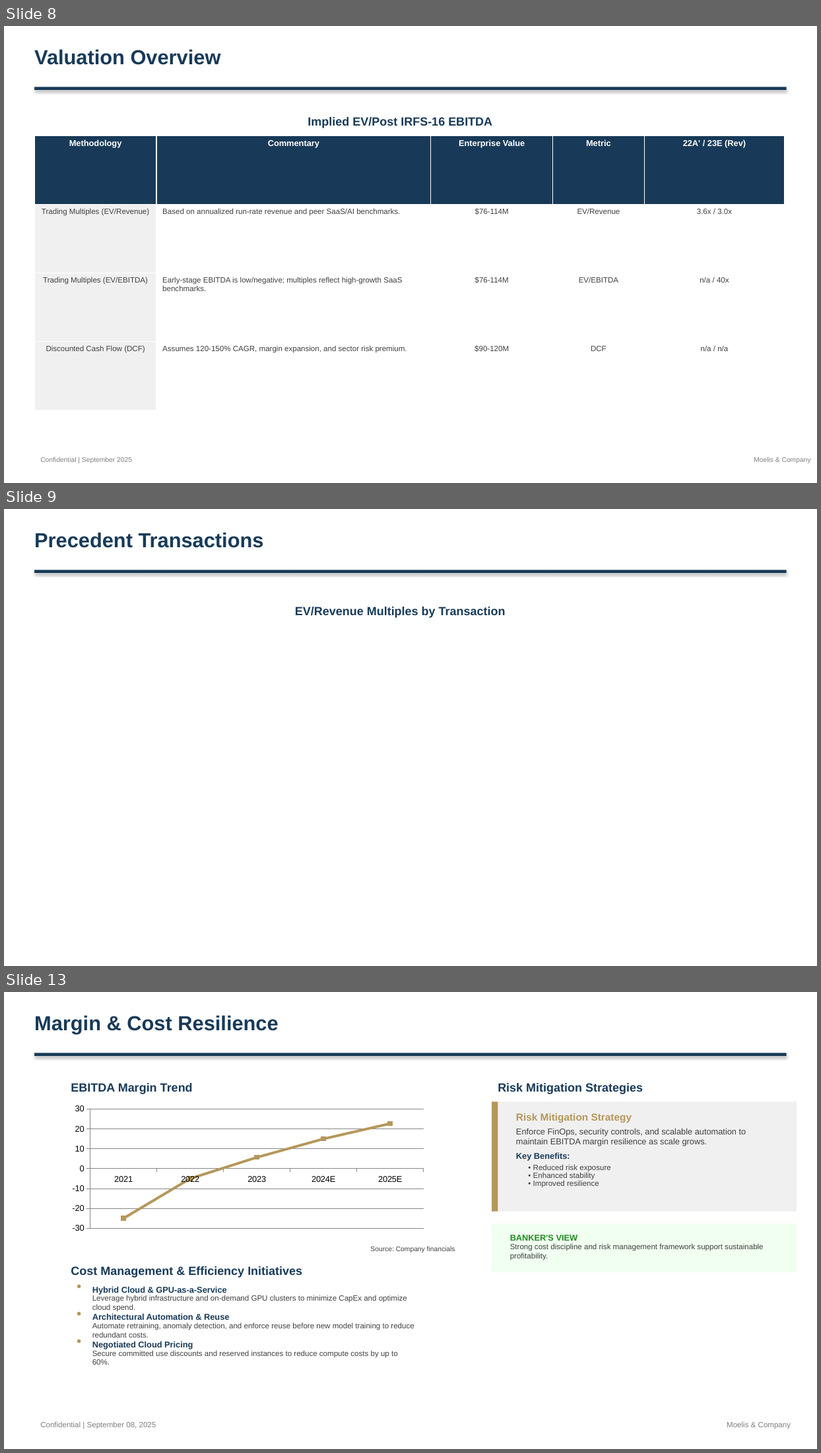
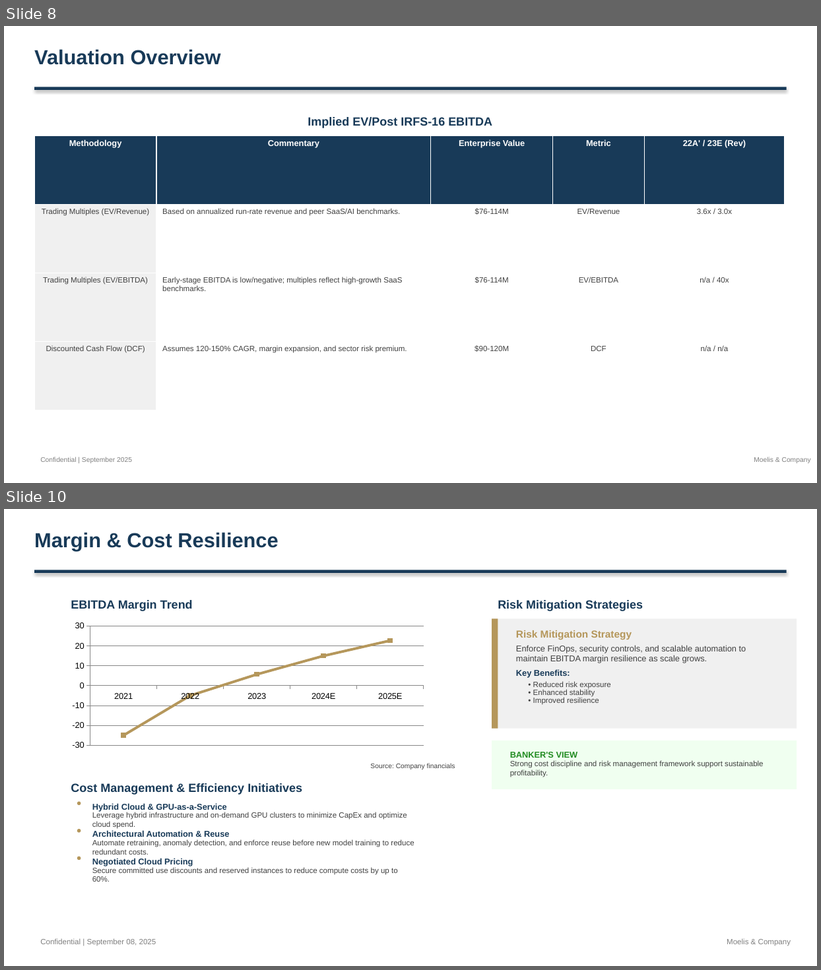
Before and after one commit to alinvb/slide_generator, a slide deck: ai_generated_deck.pptx. Shown one above the other, each under a label of ours: slides 8, 9 and 13 before the commit, slides 8 and 10 after it; the slides between them are not shown. The pictures are 821x1453 and 821x970 pixels, drawn with LibreOffice and Linux fonts; fonts in the diff are those of the drawing. Boxes give left, top, right and bottom in pixels: in the first picture for what was removed or moved away, otherwise in the second. Text is boxed around its words. In the diff, an @@ line names an element or a change of style, - is before the commit and + after.

```diff
--- a/ai_generated_deck.pptx
+++ b/ai_generated_deck.pptx
@@ slide 9 removed at box(4, 509, 817, 966), background #FFFFFF @@
@@ text removed at box(34, 532, 264, 548) @@
-Precedent Transactions
@@ rectangle removed at box(34, 570, 787, 573) @@
@@ text removed at box(295, 607, 506, 618) @@
-EV/Revenue Multiples by Transaction
@@ what was slide 13 is now slide 10 @@
```
Also in this commit, not shown: 4 slides changed, 1 slide added, 4 other slides removed, 6 other files.
